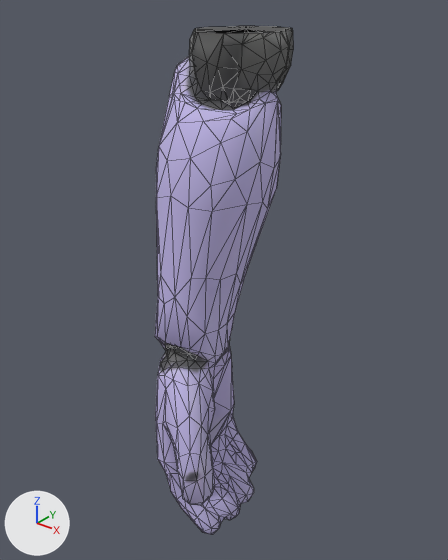
An edit to the OBJ model Scout/Assets/GeneratedMeshes/Dummy/DummyForeArmR.obj, drawn before and after from the same camera.
Both versions are drawn from a camera (50 mm lens) standing at (0.9, -6.01, 18.36) and looking at (-4.19, 0.35, 14.42). The axes (+X, +Y, +Z) are drawn at lower left. The lights are the same throughout. The older version comes first. Mesh edges are drawn as thin lines. Where no turn or scale is listed for an object, it has been applied to the vertices. Vertices at exactly the same position are counted once.

Names of what the first picture shows: 'DummyForeArmR'.
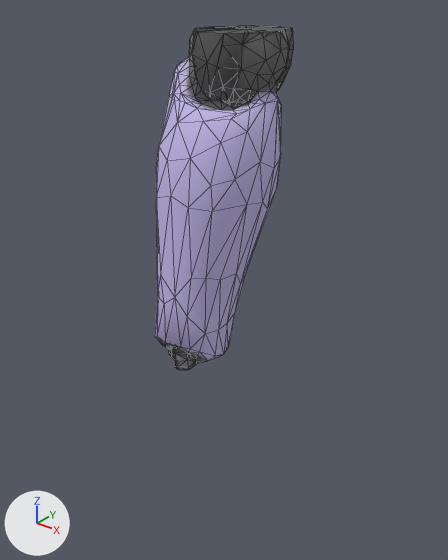
The edits, one by one:
me_dummyforearmr is used by ob_dummyforearmr; location (0.0, 0.0, 0.0).
me_dummyforearmr had 660 vertices, 1315 faces and spanned x -5.1..-3.45, y -1.14..1.32, z 10.43..17.8.
me_dummyforearmr now has 400 vertices, 795 faces and spans x -5.1..-3.45, y -0.67..1.32, z 13.4..17.8.
me_dummyforearmr part 1: 3 vertices moved from x -4.69..-3.98, y -0.72..-0.36, z 13.24..13.38 to x -4.67..-4.09, y -0.66..-0.37, z 13.4; 302 vertices removed from x -4.99..-3.48, y -1.14..0.83, z 10.43..13.38; 42 vertices added at x -4.99..-3.94, y -0.67..0.36, z 13.4.

Pixel boxes [x1, y1, x2, y2] of what changed, in the pictures (448 x 560 px):
'DummyForeArmR', reshaped (32% shorter): before [155, 26, 293, 534]; after [155, 26, 293, 370]
part 1 of me_dummyforearmr, cut back: before [155, 341, 257, 534]; after [159, 341, 223, 370]
